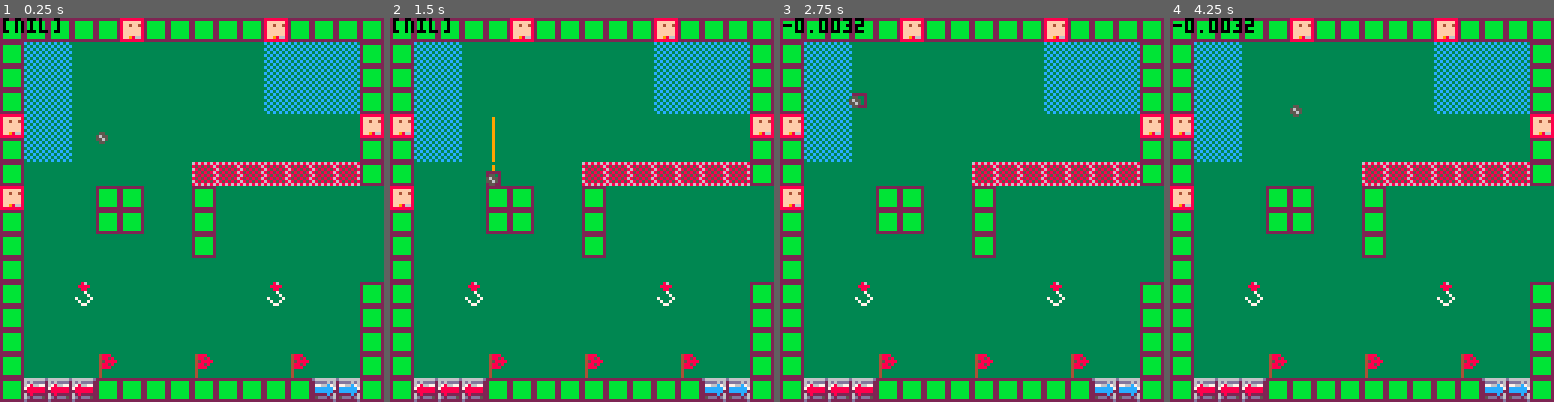
Above: before the commit, frames 1-4 (left to right).
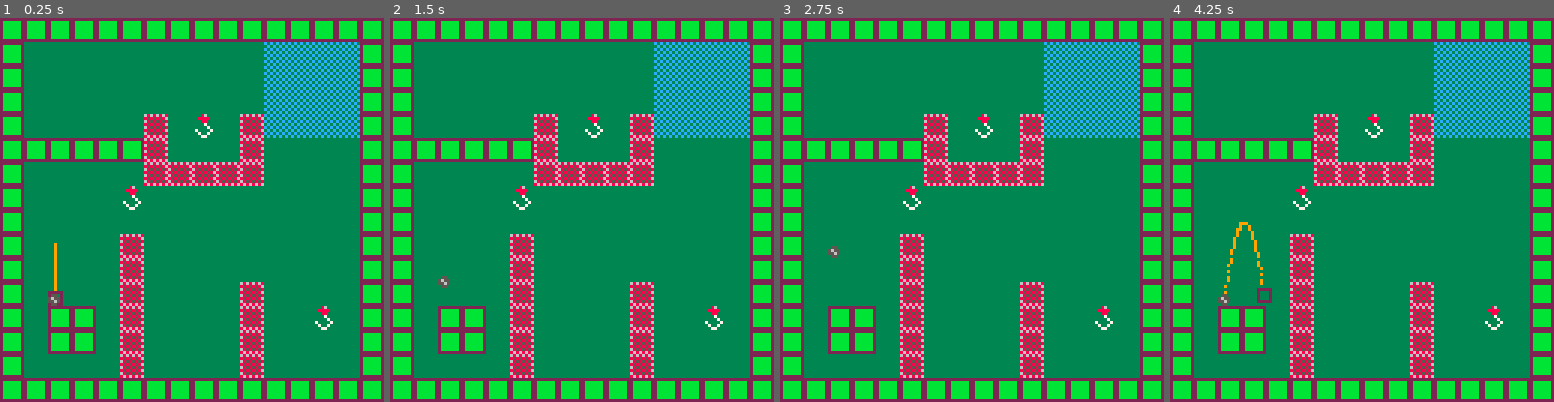
Above: after the commit, the same moments.

Repository: davidjtferguson/golf-escape
Game: PICO-8 cartridge golf_escape.p8
The game is run twice, just before and just after one commit, with the same random seed, the same clock (stepped at 60 frames per second) and the same inputs.
Inputs:
- Up to frame 1 (0.25 s): no input
- Up to frame 2 (1.5 s): tap O (Z key) at 0.33, 0.7, 1.43 s; tap X (X key) at 1.07 s
- Up to frame 3 (2.75 s): hold Left 1.97-2.37 s; tap X (X key) at 2.07, 2.4, 2.73 s; tap O (Z key) at 2.22 s
- Up to frame 4 (4.25 s): hold Right 2.87-3.53 s; tap X (X key) every 0.33 s from 3.07 to 4.07 s; tap O (Z key) at 3.1, 3.98 s; hold Right from 4.13 s (still down)

The runs differ from the first frame. In frame 1, 23% of the frame differs, in the area x 0-100%, y 0-100%; in frame 2, 23%; in frame 3, 23%; in frame 4, 23%.

Commit message:
tidy collision states, resets and other. test level ideas.

Diff:
--- a/golf_escape.p8
+++ b/golf_escape.p8
@@ -13,34 +13,15 @@
 
  slowfraction=0.1
 
- av={
-  --consts
-  w=pixel*4,
-  h=pixel*4,
-
-  r=pixel*2,
-
-  --vars
-  x=4,
-  y=4,
-
-  xvel=0,
-  yvel=0,
-
-  colstate="air",
-
-  s=2,
-
-  slowstate="none",
- }
-
- resetswing()
+ --checkpoint
+
+ --edit to change spawn point
+ xcp=2
+ ycp=44
+
+ resetav()
 
  xmap,ymap=0,0
-
- --checkpoint
- xcp=4
- ycp=4
 
  bg=3
 
@@ -63,6 +44,33 @@
   end
  end
 
+end
+
+function resetav()
+ av={
+  --consts
+  w=pixel*4,
+  h=pixel*4,
+
+  r=pixel*2,
+
+  --vars
+  x=xcp,
+  y=ycp,
+
+  xvel=0,
+  yvel=0,
+
+  colstate="air",
+
+  s=2,
+
+  slowstate="none",
+
+  canswing=false,
+ }
+
+ resetswing()
 end
 
 function resetswing()
@@ -92,70 +100,74 @@
  updatecamera()
 
  -- swing controls
- if btnp(⬅️) then
-  swing.xvec,swing.yvec=rotatevec(swing.xvec,swing.yvec,swing.rotangle)
- end
-
- if btnp(➡️) then
-  swing.xvec,swing.yvec=rotatevec(swing.xvec,swing.yvec,-swing.rotangle)
- end
-
- if btnp(❎) then
-  swing.currdecaypause=swing.decaypause
-  swing.force+=swing.btnf
-
-  if swing.force>swing.highf then
-   swing.force=swing.highf
-  end
- end
-
- if swing.currdecaypause==0 and
-    swing.force>swing.lowf then
-  swing.force-=swing.decay
- end
-
- if swing.currdecaypause>0 then
-  swing.currdecaypause-=1
- end
-
- if swing.force<swing.lowf then
-  swing.force=swing.lowf
+ if av.canswing then
+  if btnp(⬅️) then
+   swing.xvec,swing.yvec=rotatevec(swing.xvec,swing.yvec,swing.rotangle)
+  end
+
+  if btnp(➡️) then
+   swing.xvec,swing.yvec=rotatevec(swing.xvec,swing.yvec,-swing.rotangle)
+  end
+
+  if btnp(❎) then
+   swing.currdecaypause=swing.decaypause
+   swing.force+=swing.btnf
+
+   if swing.force>swing.highf then
+    swing.force=swing.highf
+   end
+  end
+
+  if swing.currdecaypause==0 and
+     swing.force>swing.lowf then
+   swing.force-=swing.decay
+  end
+
+  if swing.currdecaypause>0 then
+   swing.currdecaypause-=1
+  end
+
+  if swing.force<swing.lowf then
+   swing.force=swing.lowf
+  end
+
+  if btnp(🅾️) then
+   applyswing(av)
+
+   resetswing()
+
+   if av.slowstate=="in" then
+    av.slowstate="escape"
+   end
+
+   if av.colstate=="hook" then
+    av.hook.active=false
+
+    --remove reference
+    av.hook=nil
+   end
+  end
  end
 
  updateaim()
-
- if btnp(🅾️) and
-    (av.colstate=="ground" or av.colstate=="hook") then
-  applyswing(av)
-
-  resetswing()
-
-  if av.slowstate=="in" then
-   av.slowstate="escape"
-   av.colstate="air"
-  end
-
-  if av.colstate=="hook" then
-   av.hook.active=false
-
-   --remove reference
-   av.hook=nil
-  end
- end
 
  --todo: look up what order
  -- actions should be in
 
+ --movement
  if av.slowstate!="in" then
   updatemovement(av)
  end
 
+ --collision
  if groundcol(av,0,av.yvel,0) then
 
   moveavtoground()
   av.xvel=0
   av.yvel=0
   av.colstate="ground"
+
+  av.canswing=true
 
   --tredmills
   if groundcol(av,0,av.yvel,1) then
@@ -173,6 +185,7 @@
   	av.yvel+=gravity
 
   	av.colstate="air"
+    av.canswing=false
   end
  end
 
@@ -216,6 +229,8 @@
 
    av.colstate="hook"
 
+   av.canswing=true
+
    av.hook=h
   elseif not circlecollision(av,h) and
          h.active==false then
@@ -225,11 +240,7 @@
 
  --spikes
  if allcol(av,0,0,4) then
-  av.x=xcp
-  av.y=ycp
-
-  av.xvel=0
-  av.yvel=0
+  resetav()
  end
 
  --checkpoint
@@ -251,31 +262,20 @@
  if allcol(av,0,0,6) and
     av.slowstate=="none" then
 
-  --todo:tidy
-  -- using hook for air shooting
-  -- should have an independant
-  -- way to say 'can shoot in air'
-  av.colstate="hook"
+  av.canswing=true
 
   av.slowstate="in"
 
  elseif not allcol(av,0,0,6) and
         av.slowstate!="none" then
 
-  --reset "in" and "escape"
+  --reset on leaving a slowzone
   av.slowstate="none"
-
-  av.colstate="air"
  end
 
  if av.slowstate=="in" then
-  local tempxvel=av.xvel*slowfraction
-  local tempyvel=av.yvel*slowfraction
-
-  debug=tempxvel
-
-  av.x=av.x+tempxvel
-  av.y=av.y+tempyvel
+  av.x=av.x+(av.xvel*slowfraction)
+  av.y=av.y+(av.yvel*slowfraction)
  end
 end
 
@@ -284,8 +284,7 @@
 
  map(xmap*16,ymap*16,xmap*128,ymap*128,16,16)
 
- if av.colstate=="ground" or
-    av.colstate=="hook" then
+ if av.canswing then
   --draw aim
 
   --todo:consider look. lines?
@@ -540,9 +539,8 @@
   points={},
  }
 
- if av.colstate=="ground" or
-    av.colstate=="hook" then
-	 local wallhit=false
+ if av.canswing then
+	local wallhit=false
 
   applyswing(aim)
 
@@ -767,11 +836,19 @@
 0100000000000000000000000000000101000000000000000000000000000000000000000000000000000000000000010000000000000000000000000000000000000000000000000000000000000000000000000000000000000000000000000000000000000000000000000000000000000000000000000000000000000000
 0100000006000000060000000600000101000000000000000000000000000000000000000000000000000000000000010000000000000000000000000000000000000000000000000000000000000000000000000000000000000000000000000000000000000000000000000000000000000000000000000000000000000000
 0104040401010101010101010103030101010101010101010101010101010101010101010101010101010101010101010000000000000000000000000000000000000000000000000000000000000000000000000000000000000000000000000000000000000000000000000000000000000000000000000000000000000000
-0101010100000001000001000000000000000000000000000000000000000000000000000000000000000000000000000000000000000000000000000000000000000000000000000000000000000000000000000000000000000000000000000000000000000000000000000000000000000000000000000000000000000000
-0001000000000000000001000000000000000000000000000000000000000000000000000000000000000000000000000000000000000000000000000000000000000000000000000000000000000000000000000000000000000000000000000000000000000000000000000000000000000000000000000000000000000000
-0001000000000000000001000000000000000000000000000000000000000000000000000000000000000000000000000000000000000000000000000000000000000000000000000000000000000000000000000000000000000000000000000000000000000000000000000000000000000000000000000000000000000000
-0001000000000000000101000000000000000000000000000000000000000000000000000000000000000000000000000000000000000000000000000000000000000000000000000000000000000000000000000000000000000000000000000000000000000000000000000000000000000000000000000000000000000000
-0001000000000000000100000000000000000000000000000000000000000000000000000000000000000000000000000000000000000000000000000000000000000000000000000000000000000000000000000000000000000000000000000000000000000000000000000000000000000000000000000000000000000000
-0001000000000000010100000000000000000000000000000000000000000000000000000000000000000000000000000000000000000000000000000000000000000000000000000000000000000000000000000000000000000000000000000000000000000000000000000000000000000000000000000000000000000000
-0001010000000001010000000000000000000000000000000000000000000000000000000000000000000000000000000000000000000000000000000000000000000000000000000000000000000000000000000000000000000000000000000000000000000000000000000000000000000000000000000000000000000000
-0000010101010100000000000000000000000000000000000000000000000000000000000000000000000000000000000000000000000000000000000000000000000000000000000000000000000000000000000000000000000000000000000000000000000000000000000000000000000000000000000000000000000000
+0101010101010101010101010101010101010101010101010101010101010101000000000000000000000000000000000000000000000000000000000000000000000000000000000000000000000000000000000000000000000000000000000000000000000000000000000000000000000000000000000000000000000000
+0100000000000000000000000000000000000000000000000000000000000001000000000000000000000000000000000000000000000000000000000000000000000000000000000000000000000000000000000000000000000000000000000000000000000000000000000000000000000000000000000000000000000000
+0100000000000000000000000000000000000000000000000000000000000001000000000000000000000000000000000000000000000000000000000000000000000000000000000000000000000000000000000000000000000000000000000000000000000000000000000000000000000000000000000000000000000000
+0100000000000000000000000000000000000000000000050500000000000001000000000000000000000000000000000000000000000000000000000000000000000000000000000000000000000000000000000000000000000000000000000000000000000000000000000000000000000000000000000000000000000000
+0100000000000000000000000000000000000006000000050500000000000001000000000000000000000000000000000000000000000000000000000000000000000000000000000000000000000000000000000000000000000000000000000000000000000000000000000000000000000000000000000000000000000000
+0100000000000101010101010101010101010101010101050500000000000001000000000000000000000000000000000000000000000000000000000000000000000000000000000000000000000000000000000000000000000000000000000000000000000000000000000000000000000000000000000000000000000000
+0108080800000000000000000000000101000000000000000000000808080801000000000000000000000000000000000000000000000000000000000000000000000000000000000000000000000000000000000000000000000000000000000000000000000000000000000000000000000000000000000000000000000000
+0108080800000000000000000000000101000000000000000000000808080801000000000000000000000000000000000000000000000000000000000000000000000000000000000000000000000000000000000000000000000000000000000000000000000000000000000000000000000000000000000000000000000000
+0108080800000000000000000000000101000000000000000000000808080801000000000000000000000000000000000000000000000000000000000000000000000000000000000000000000000000000000000000000000000000000000000000000000000000000000000000000000000000000000000000000000000000
+0105050505050500000000000000000101000000000000000005050505050501000000000000000000000000000000000000000000000000000000000000000000000000000000000000000000000000000000000000000000000000000000000000000000000000000000000000000000000000000000000000000000000000
+0100000000000000000000000000000101010101010000000005050505050501000000000000000000000000000000000000000000000000000000000000000000000000000000000000000000000000000000000000000000000000000000000000000000000000000000000000000000000000000000000000000000000000
+0100000000000000000001010101010101000000000000000000000000000501000000000000000000000000000000000000000000000000000000000000000000000000000000000000000000000000000000000000000000000000000000000000000000000000000000000000000000000000000000000000000000000000
+0100000000000000000005000000000101000000000000000000200000000501000000000000000000000000000000000000000000000000000000000000000000000000000000000000000000000000000000000000000000000000000000000000000000000000000000000000000000000000000000000000000000000000
+0100000000000000000005000000000101000000000000000000000000000501000000000000000000000000000000000000000000000000000000000000000000000000000000000000000000000000000000000000000000000000000000000000000000000000000000000000000000000000000000000000000000000000
+0100000000000000000005000000000101000000000000000505050505050501000000000000000000000000000000000000000000000000000000000000000000000000000000000000000000000000000000000000000000000000000000000000000000000000000000000000000000000000000000000000000000000000
+0101010101010101010101010101010101010101010101010101010101010101000000000000000000000000000000000000000000000000000000000000000000000000000000000000000000000000000000000000000000000000000000000000000000000000000000000000000000000000000000000000000000000000
Not shown, changed: 142 lines of the sprite sheet (__gfx__) section of golf_escape.p8
